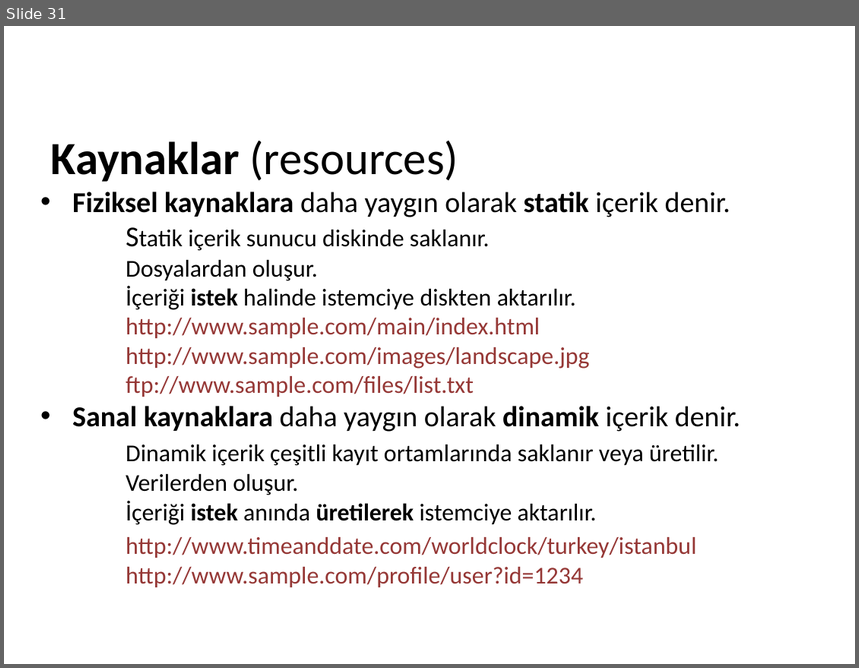
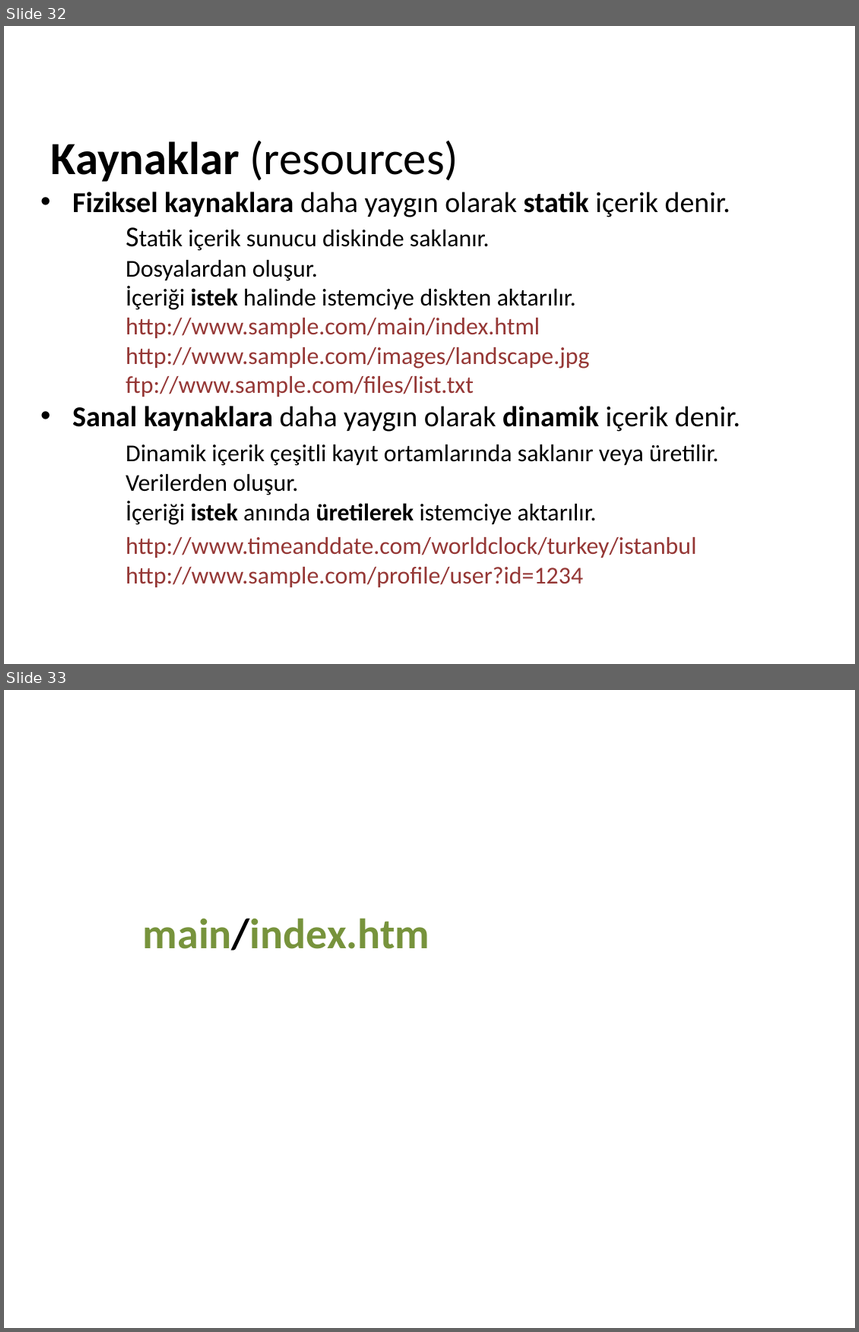
Before and after one commit to cemmerven/attrac, a slide deck: AttendanceTracker/Web Adresi.pptx. Shown one above the other, each under a label of ours: slide 31 before the commit, slides 32 and 33 after it. The pictures are 859x668 and 859x1332 pixels, drawn with LibreOffice and Linux fonts; fonts in the diff are those of the drawing. Boxes give left, top, right and bottom in pixels: in the first picture for what was removed or moved away, otherwise in the second. Text is boxed around its words. In the diff, an @@ line names an element or a change of style, - is before the commit and + after.

```diff
--- a/AttendanceTracker/Web Adresi.pptx
+++ b/AttendanceTracker/Web Adresi.pptx
@@ slide 33 added at (4,690,855,1328), background #FFFFFF @@
@@ text added at (143,918,430,951), 36 pt, text #77933C, bold @@
+main/index.htm
@@ what was slide 31 is now slide 32 @@
```
Also in this commit, not shown: 1 slide changed, 1 other slide added, 1 slide removed, 7 other files.
